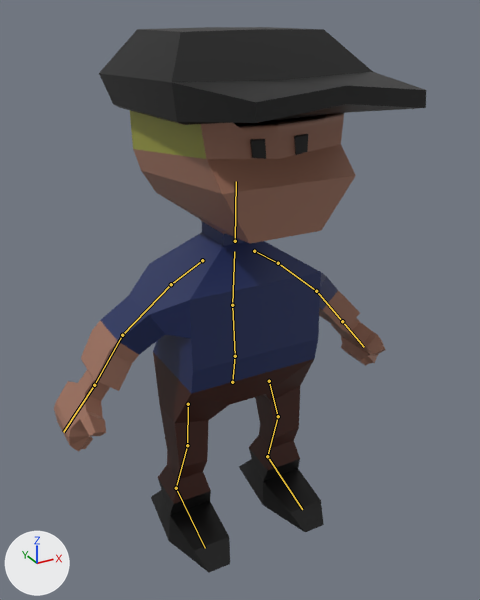
A saved change to the glTF model assets/models/nate.glb.
Camera for both pictures: a 50 mm lens placed at (-10.71, -19.58, 19.42), pointed at (0.15, 0.16, 9.55). Arrows for +X, +Y and +Z are at lower left; the lights stay in place. The first picture is the older version. The bones that change, and the others that lie on the model, are drawn over the model as lines.
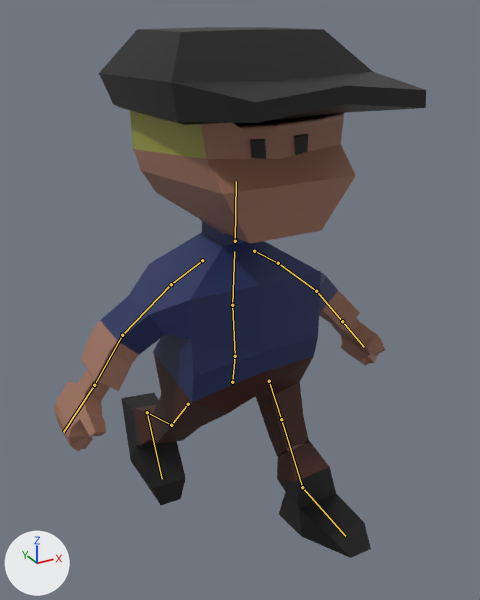
The newer file adds an action. The first version stands in its rest pose; the second is drawn at frame 1 of the action 'Walk.001'.

Where the change shows, as pixel boxes (x1, y1, x2, y2) in the pictures (480 x 600 px):
'Cube', posed
    before: (54, 27, 426, 572)
    after: (54, 27, 426, 558)
bone 'UpperLeg.L', root to tip
    before: (269, 381) to (278, 416)
    after: (269, 381) to (281, 419)
bone 'LowerLeg.L', root to tip
    before: (278, 416) to (267, 456)
    after: (281, 419) to (302, 487)
bone 'Foot.L', root to tip
    before: (267, 456) to (302, 509)
    after: (302, 487) to (345, 536)
bone 'UpperLeg.R', root to tip
    before: (188, 404) to (187, 445)
    after: (188, 404) to (171, 425)
bone 'LowerLeg.R', root to tip
    before: (187, 445) to (176, 488)
    after: (171, 425) to (147, 412)
bone 'Foot.R', root to tip
    before: (176, 488) to (205, 548)
    after: (147, 412) to (162, 479)

The change, as a list of edits to the scene's bpy script:
```text
Change bone_upperleg_l:
    where bone_upperleg_l = bpy.data.objects['Armature'].pose.bones['UpperLeg.L']  # child of 'Root'
    bone_upperleg_l.rotation_quaternion: (1.0, 0.0, 0.0, 0.0) -> (0.989, 0.133, -0.048, -0.034)  # degrees (0, 0, 0) -> degrees (16, -5, -5)
Change bone_lowerleg_l:
    where bone_lowerleg_l = bpy.data.objects['Armature'].pose.bones['LowerLeg.L']  # child of 'UpperLeg.L'
    bone_lowerleg_l.rotation_quaternion: (1.0, 0.0, 0.0, 0.0) -> (0.958, 0.283, 0.0, 0.051)  # degrees (0, 0, 0) -> degrees (33, -2, 6)
Change bone_foot_l:
    where bone_foot_l = bpy.data.objects['Armature'].pose.bones['Foot.L']  # child of 'LowerLeg.L'
    bone_foot_l.rotation_quaternion: (1.0, 0.0, 0.0, 0.0) -> (0.955, -0.297, -0.01, -0.027)  # degrees (0, 0, 0) -> degrees (-34, -2, -3)
Change bone_upperleg_r:
    where bone_upperleg_r = bpy.data.objects['Armature'].pose.bones['UpperLeg.R']  # child of 'Root'
    bone_upperleg_r.rotation_quaternion: (1.0, 0.0, 0.0, 0.0) -> (0.922, -0.384, -0.01, -0.046)  # degrees (0, 0, 0) -> degrees (-45, -3, -4)
Change bone_lowerleg_r:
    where bone_lowerleg_r = bpy.data.objects['Armature'].pose.bones['LowerLeg.R']  # child of 'UpperLeg.R'
    bone_lowerleg_r.rotation_quaternion: (1.0, 0.0, 0.0, 0.0) -> (0.999, -0.041, 0.0, 0.007)  # degrees (0, 0, 0) -> degrees (-5, 0, 1)
Change bone_foot_r:
    where bone_foot_r = bpy.data.objects['Armature'].pose.bones['Foot.R']  # child of 'LowerLeg.R'
    bone_foot_r.rotation_quaternion: (1.0, 0.0, 0.0, 0.0) -> (0.992, 0.108, 0.005, 0.062)  # degrees (0, 0, 0) -> degrees (12, 0, 7)
```
